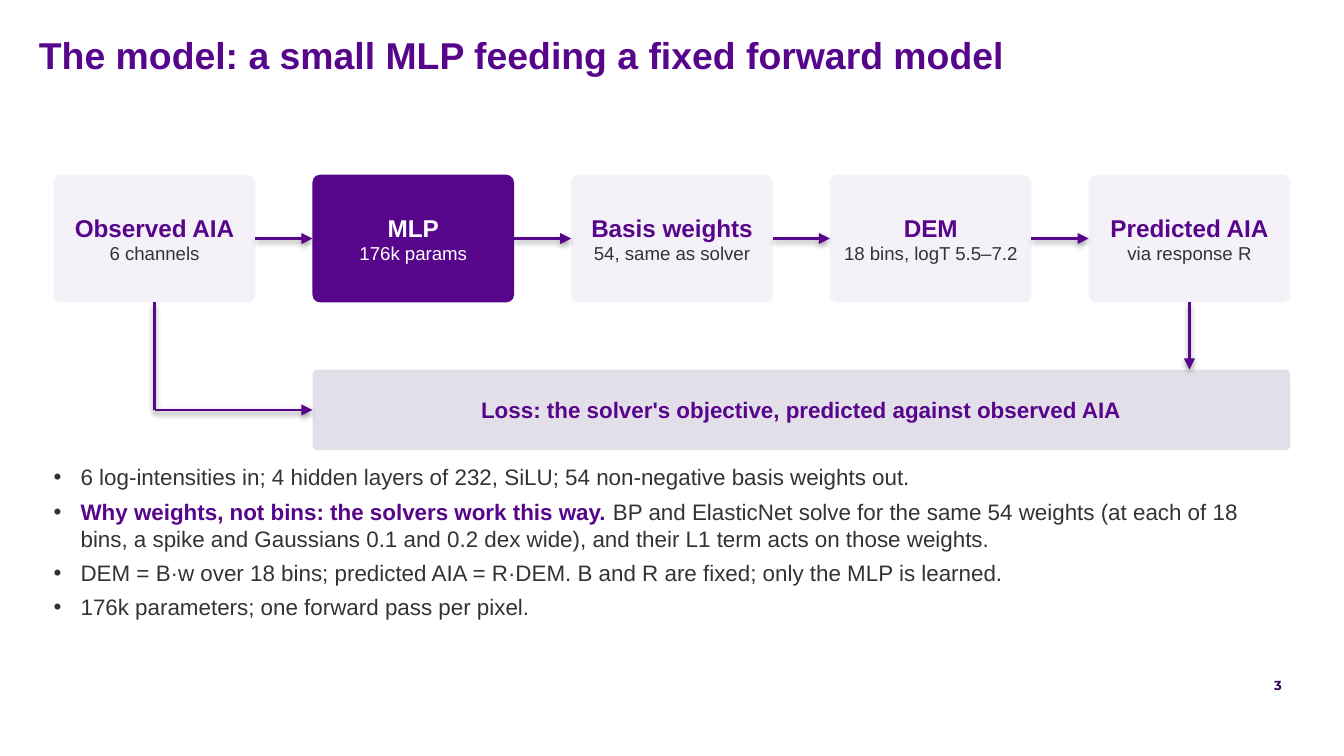
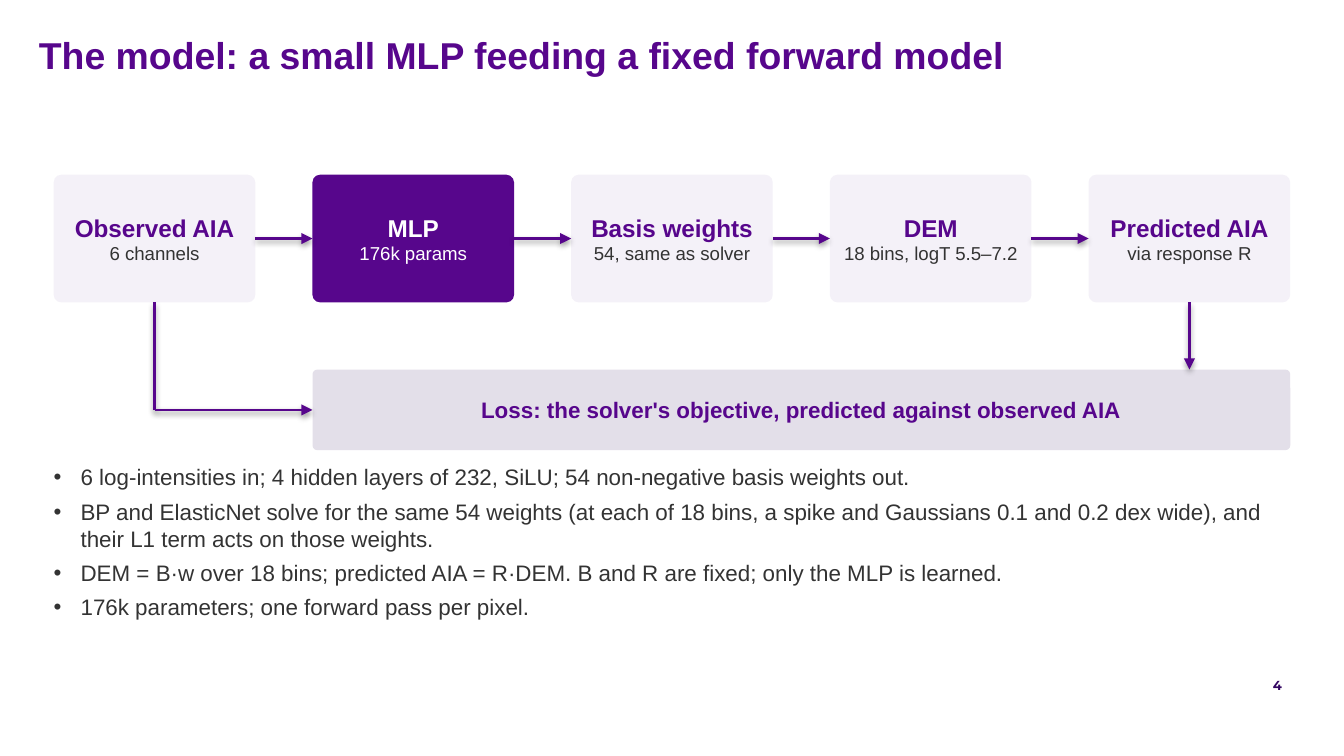
Before and after one commit to FruitPnchSamuraiG/solar-dem-inversion, a slide deck: slide 4 of slides/DEM_deck_v2.pptx (slide 3 before the commit). Drawn at 1344x756 pixels with LibreOffice and Linux fonts; fonts in the diff are those of the drawing; background and template pictures are left out. Boxes give left, top, right and bottom in pixels: in the first picture for what was removed or moved away, otherwise in the second. Text is boxed around its words. In the diff, an @@ line names an element or a change of style, - is before the commit and + after.

```diff
--- a/slides/DEM_deck_v2.pptx
+++ b/slides/DEM_deck_v2.pptx
@@ text at (81, 503, 1260, 552): text changed @@
-• Why weights, not bins: the solvers work this way. BP and ElasticNet solve for the same 54 weights (at each of 18 bins, a spike and Gaussians 0.1 and 0.2 dex wide), and their L1 term acts on those weights.
+• BP and ElasticNet solve for the same 54 weights (at each of 18 bins, a spike and Gaussians 0.1 and 0.2 dex wide), and their L1 term acts on those weights.
@@ page number at (1273, 681, 1282, 690): text changed @@
-3
+4
```
Also in this commit, not shown: 2 other slides changed, 2 slides added, 3 other files.
